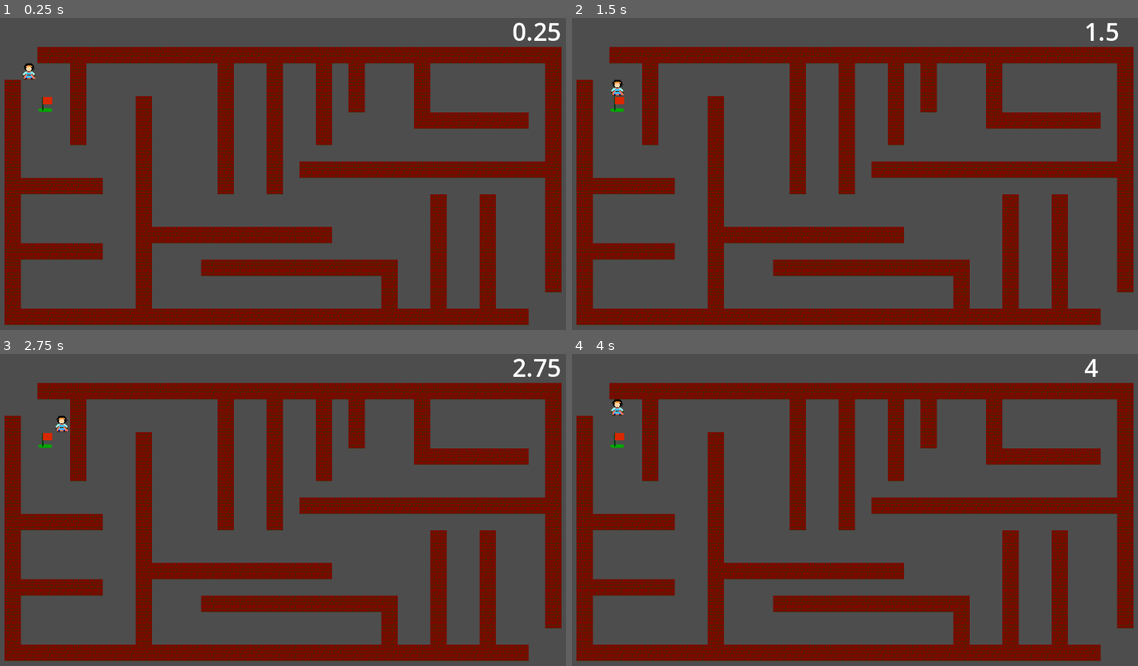
Above: before the commit, frames 1-4 (two rows, left to right).
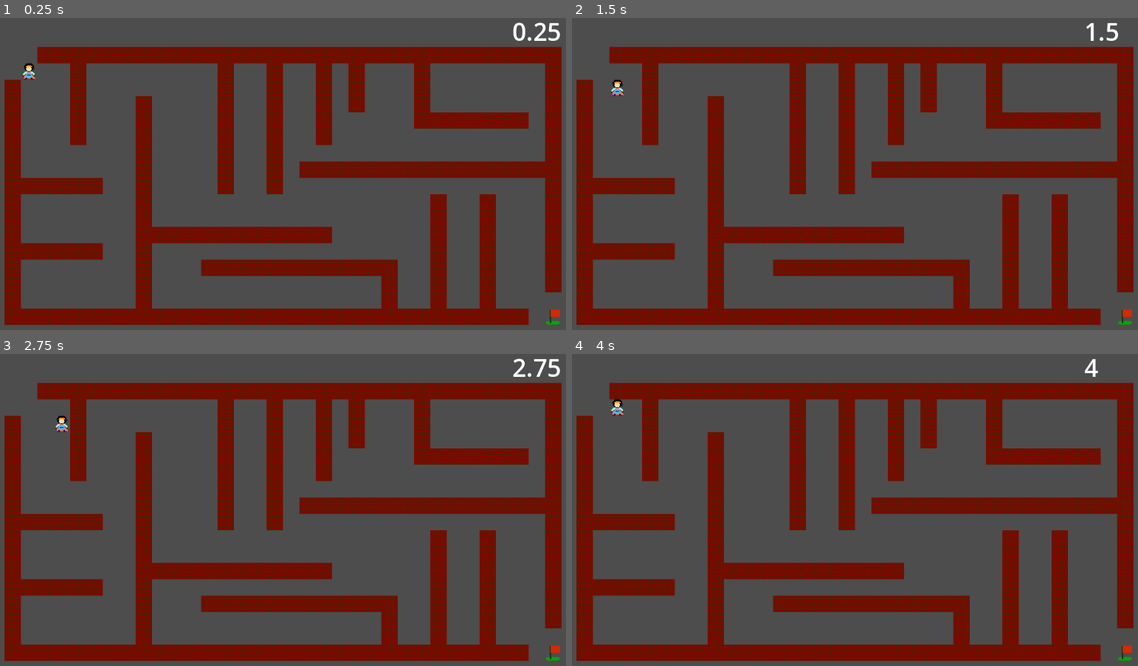
Above: after the commit, the same moments.

Repository: mjXmsdgh/game_gallery
Game: Godot game, scene res://2_game_scene/maze/scene/main.tscn
The game is run twice, just before and just after one commit, with the same random seed, the same clock (stepped at 60 frames per second) and the same inputs. This scene is started directly instead of the project's main scene.
Inputs:
- Up to frame 1 (0.25 s): no input
- Up to frame 2 (1.5 s): hold Right (ui_right) 0.53-1.28 s; tap Space (key_space) at 0.6, 1.35 s; hold Down (ui_down) from 1.28 s (still down)
- Up to frame 3 (2.75 s): release Down (ui_down) at 2.03 s; hold Right (ui_right) from 2.03 s (still down); tap Space (key_space) at 2.1 s
- Up to frame 4 (4 s): release Right (ui_right) at 2.78 s; hold Up (ui_up) 2.78-3.53 s; tap Space (key_space) at 2.85, 3.6 s; hold Left (ui_left) from 3.53 s (still down)

The runs differ from the first frame. In frame 1, 0.1% of the frame differs, in the area x 6-99%, y 25-99%; in frame 2, 0.1%; in frame 3, 0.1%; in frame 4, 0.1%.

Commit message:
set goal

Diff:
--- a/2_game_scene/maze/scene/main.tscn
+++ b/2_game_scene/maze/scene/main.tscn
@@ -28,4 +28,4 @@
 position = Vector2(64, 96)
 
 [node name="goal" parent="." instance=ExtResource("2_t8rgs")]
-position = Vector2(96, 160)
+position = Vector2(1088, 576)
